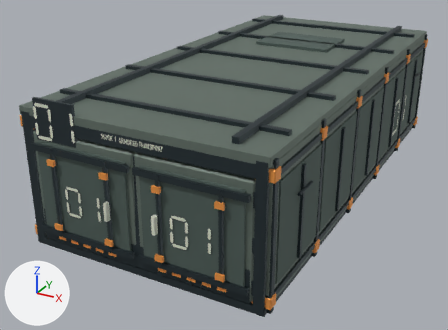
A saved change to the glTF model assets/hover-tank/containers/mork_container_empty.glb.
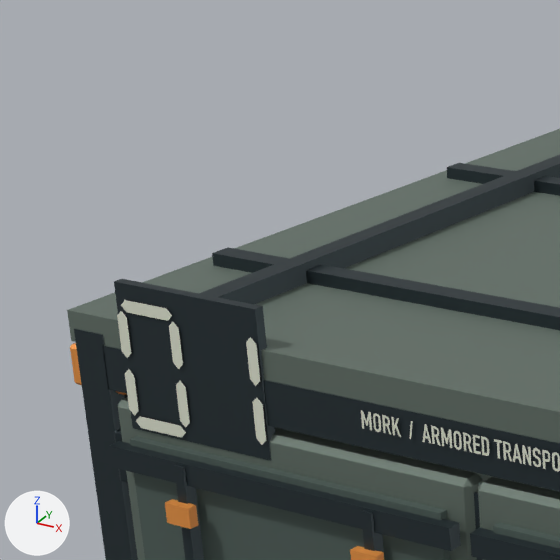
There are two pictures of each version: one whole from a camera (50 mm lens) standing at (8.57, -18.48, 9.22) and looking at (-0.83, -1.39, 0.68), one close up on the part from 0% to 35% of the width and 6% to 53% of the height. Arrows for +X, +Y and +Z are at lower left; the lights stay in place. The last two pictures show the newer version. Where no turn or scale is listed for an object, it has been applied to the vertices. Vertices at exactly the same position are counted once.

Script lines for the objects in view, before the commit:
```python
me_cube_001 = bpy.data.meshes.new('Cube.001')
me_cube_001.from_pydata(...)  # 784 vertices, 1384 faces; spans x -3.83..3.83, y -7.47..7.45, z -0.12..4.3
me_cube_001.materials.append(mat_transport___graphite_frame)  # greyish blue #354045
me_cube_069 = bpy.data.meshes.new('Cube.069')
me_cube_069.from_pydata(...)  # a box spanning x -3.62..3.62, y -7.45..7.45, z -0.12..0.12
me_cube_069.materials.append(mat_transport___armored_olive)  # grey #6f7d74
me_stencil_bar = bpy.data.meshes.new('Stencil bar')
me_stencil_bar.from_pydata(...)  # 722 vertices, 656 faces; spans x 0.0..7.45, y -11.28..0.84, z -0.01..3.2
me_stencil_bar.materials.append(mat_transport___ivory_stencil)  # white #e2e6d4
ob_geometry_roof_01_transport___armored_olive = bpy.data.objects.new('Geometry_ROOF_01_Transport / armored olive', me_cube_069)
ob_geometry_roof_01_transport___armored_olive.location = (0.0, 0.0, 3.99)
ob_geometry_shell_01_transport___graphite_frame = bpy.data.objects.new('Geometry_SHELL_01_Transport / graphite frame', me_cube_001)
ob_geometry_shell_01_transport___graphite_frame.location = (0.0, 0.0, 0.12)
ob_geometry_shell_01_transport___ivory_stencil = bpy.data.objects.new('Geometry_SHELL_01_Transport / ivory stencil', me_stencil_bar)
ob_geometry_shell_01_transport___ivory_stencil.location = (-3.72, 3.8, 1.1)
# also in view: 'Geometry_DOOR_01_L_Transport / deployment amber' at (-1.65, -7.63, 1.65); 'Geometry_DOOR_01_R_Transport / graphite frame' at (1.74, -7.45, 1.86); 'Geometry_DOOR_01_L_Transport / graphite frame' at (-1.74, -7.45, 1.86); 'Geometry_DOOR_01_R_Transport / inset panels' at (1.65, -7.49, 1.92); 'Geometry_DOOR_01_R_Transport / armored olive' at (1.65, -7.36, 1.88)
```
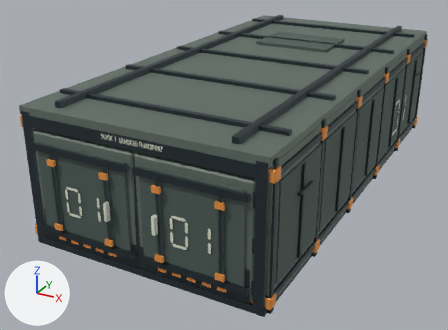
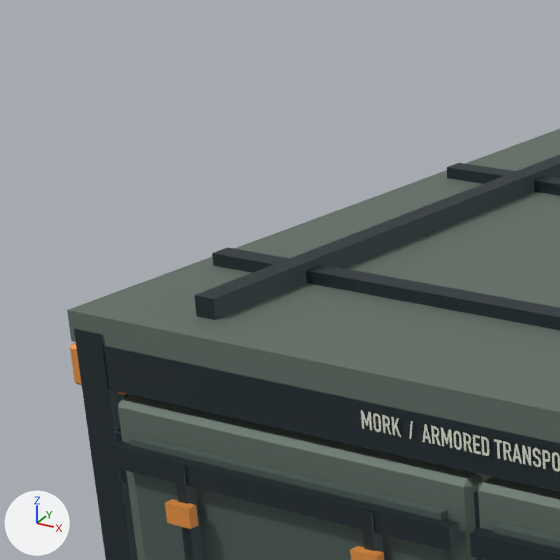
What differs and where, as boxes [x1, y1, x2, y2] in the close-ups (560 x 560 px):
'Geometry_SHELL_01_Transport / graphite frame', reshaped
    before: [74, 279, 560, 560]
    after: [74, 329, 560, 560]
'Geometry_SHELL_01_Transport / ivory stencil', reshaped
    before: [117, 300, 560, 472]
    after: [361, 410, 560, 472]
part 1 of me_cube_001, deleted
    before: [114, 279, 276, 461]
part 2 of me_stencil_bar, deleted
    before: [117, 300, 266, 445]

What changed in the scene script:
```text
Change me_cube_001:
    used by ob_geometry_shell_01_transport___graphite_frame; location = (0.0, 0.0, 0.12)
    remove me_cube_001.from_pydata(...)  # 784 vertices, 1384 faces; spans x -3.83..3.83, y -7.47..7.45, z -0.12..4.3
    add me_cube_001.from_pydata(...)  # 776 vertices, 1372 faces; spans x -3.83..3.83, y -7.46..7.45, z -0.12..3.88
    me_cube_001 part 1: the loose piece of 8 vertices spanning x -3.09..-1.77, y -7.47..-7.39, z 3.17..4.3 is deleted
Change me_stencil_bar:
    used by ob_geometry_shell_01_transport___ivory_stencil; location = (-3.72, 3.8, 1.1)
    remove me_stencil_bar.from_pydata(...)  # 722 vertices, 656 faces; spans x 0.0..7.45, y -11.28..0.84, z -0.01..3.2
    add me_stencil_bar.from_pydata(...)  # 674 vertices, 624 faces; spans x 0.0..7.45, y -11.28..0.84, z -0.01..2.73
    me_stencil_bar part 2: 8 loose pieces with 48 vertices, spanning x 0.64..1.95, y -11.28, z 2.21..3.2, are deleted
```
